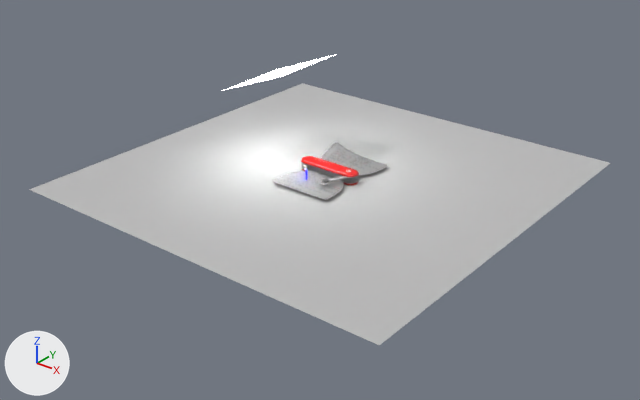
The Blender file Welcome/images/Logo_packed.blend as it was, and as the next commit left it.
The view is the same before and after, from a camera (50 mm lens) standing at (60.8, -77.9, 44.6) and looking at (1.5, -3.8, -1.4). Lighting does not change. The marker at lower left points along +X, +Y and +Z.
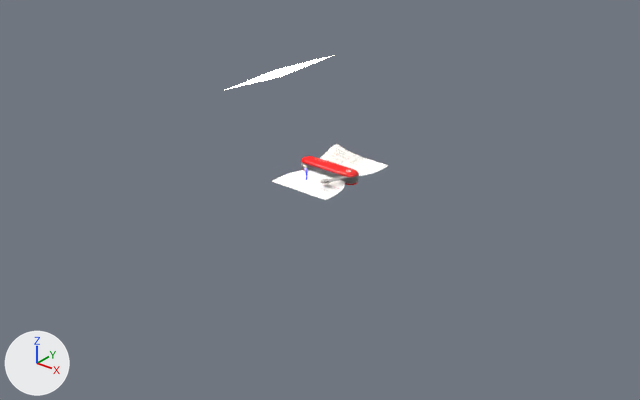
Location of each change, (x1, y1, x2, y2) in pixels of the pictures (640 x 400 px):
'Plane', deleted: before (29, 83, 610, 345)
'Plane.002', surface changed (grey to white): (272, 142, 388, 200) in both
'Plane.001', rescaled: before (223, 54, 337, 91); after (226, 55, 334, 90)

Edits to the bpy script that builds the scene:
```text
Change mat_code:
    remove n3 = _N.new('ShaderNodeTexVoronoi'); n3.name = 'Voronoi Texture'
    remove n3.inputs[2].default_value = 0.7  # 'Scale'
    remove n4 = _N.new('ShaderNodeMath'); n4.name = 'Math'
    remove n4.operation = 'MULTIPLY'
    where n2 = _N.new('ShaderNodeBsdfDiffuse'); n2.name = 'Diffuse BSDF'
    remove _L.new(n4.outputs[0], n2.inputs[2])  # 'Value' to 'Normal'
    remove _L.new(n3.outputs[0], n4.inputs[0])  # 'Distance' to 'Value'
    remove _L.new(n3.outputs[0], n4.inputs[1])  # 'Distance' to 'Value'
Change ob_plane_001:
    ob_plane_001.scale: (5.2, 5.2, 5.2) -> (4.97, 4.97, 4.97)
Remove ob_plane:
    ob_plane = bpy.data.objects.new('Plane', me_plane)
    ob_plane.location = (0.0, 0.0, 0.0)
    ob_plane.scale = (25.2, 25.2, 25.2)
```
